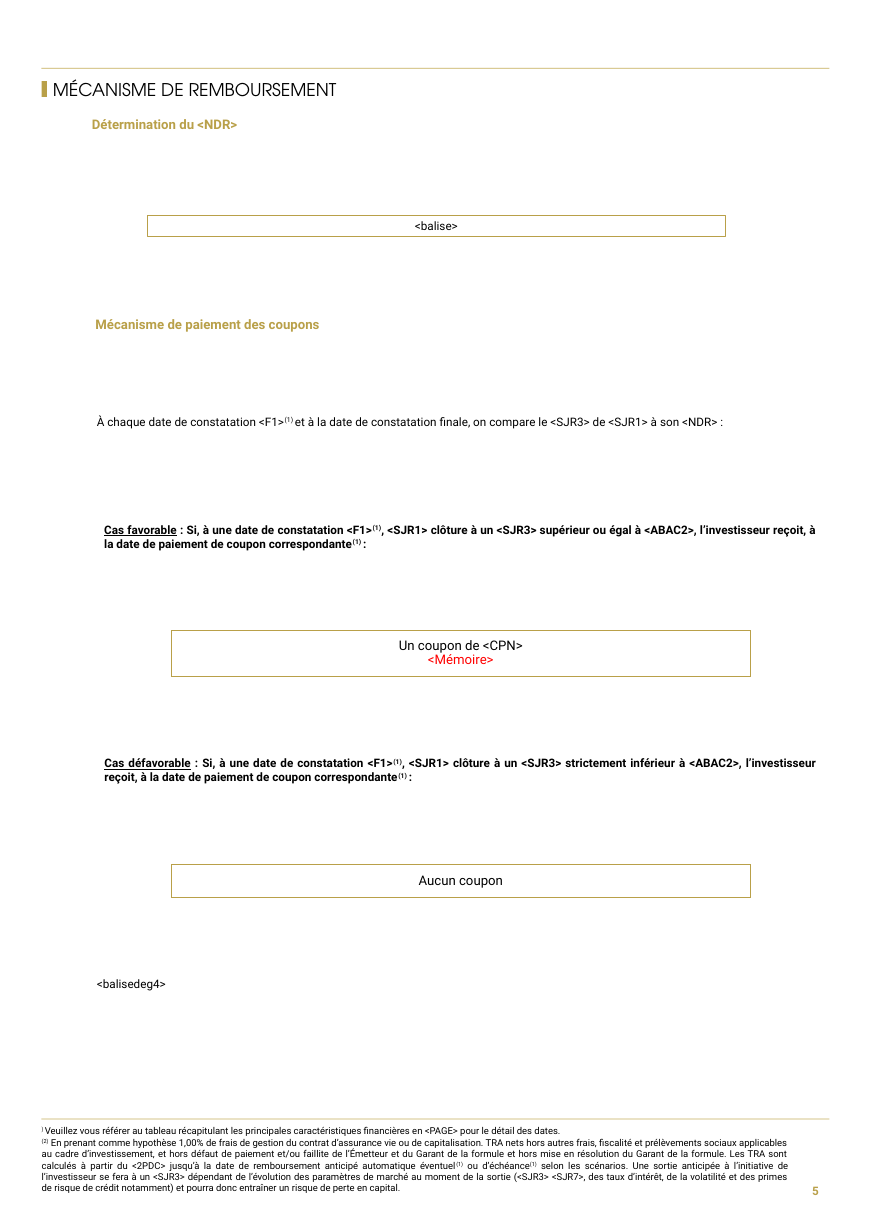
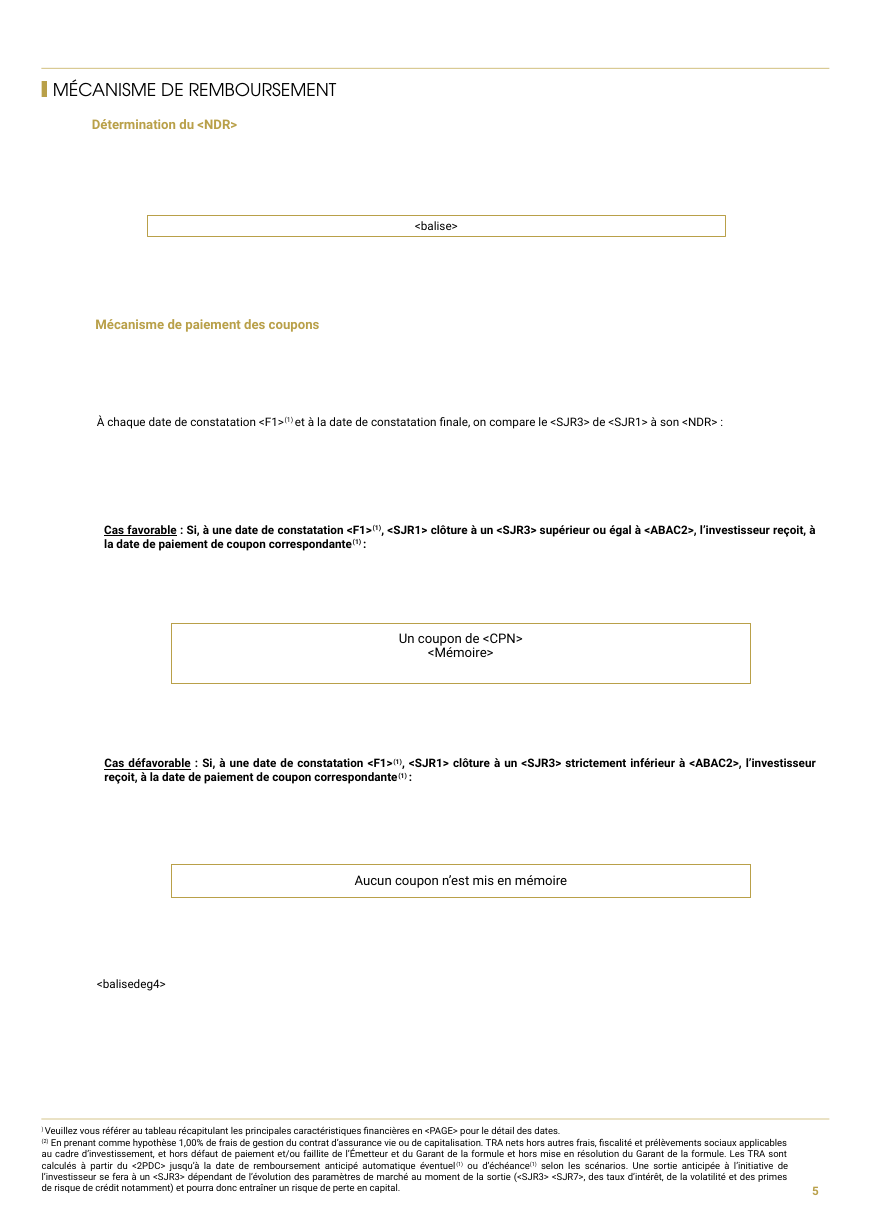
Before and after one commit to guillaumejacquin/equitim-project, a slide deck: slide 5 of Templates/testmercredi.pptx. Drawn at 871x1232 pixels with LibreOffice and Linux fonts; fonts in the diff are those of the drawing; background and template pictures are left out. Boxes give left, top, right and bottom in pixels: in the first picture for what was removed or moved away, otherwise in the second. Text is boxed around its words. In the diff, an @@ line names an element or a change of style, - is before the commit and + after.

```diff
--- a/Templates/testmercredi.pptx
+++ b/Templates/testmercredi.pptx
@@ rectangle "Un coupon de <CPN>": place and size @@
-rectangle "Un coupon de <CPN>" at bbox=[172, 631, 751, 676]
+rectangle "Un coupon de <CPN>" at bbox=[172, 623, 751, 684]
@@ text in rectangle at bbox=[428, 645, 494, 657]: text colour #FF0000 to #000000 in "<Mémoire>" @@
@@ text in rectangle at bbox=[355, 875, 567, 888]: text changed @@
-Aucun coupon
+Aucun coupon n’est mis en mémoire
```
Also in this commit, not shown: 7 other slides changed, 32 other files.
